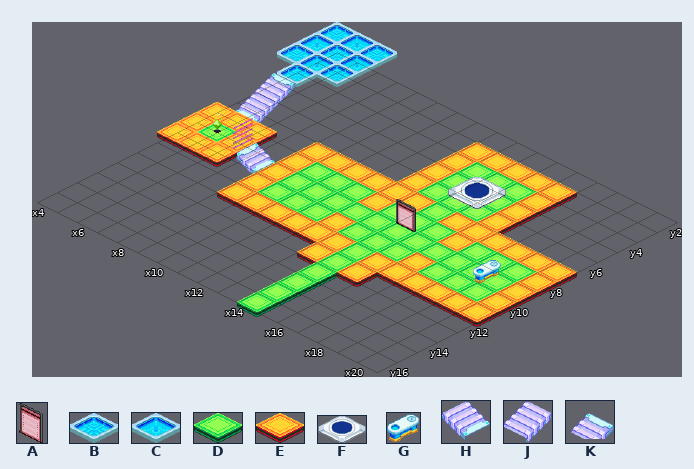
Two states of a Tiled map, server/areas/square.tmx. That is the earlier state.
Cells are 64x32 px. Isometric: x runs down to the right, y down to the left. Shown: x 4..20, y 2..16. Layer "Tile Layer 3" is drawn 0,-32 px off the grid. Layer "Tile Layer 4" is drawn 0,-48 px off the grid.
Key: from "bbs": A 0 flipped left-right; from "cust_tiles": B 4, C 5; from "floor": D 0, E 1; from "hp_warp": F 1; from "shop": G 0; from "stairs": H 0 "Stairs", J 1 flipped left-right "Stairs", K 2 flipped left-right.
_ is an empty cell.
Objects are placed by the point they stand on, in cells (3,4 is the top-left corner of cell 3,4); size is 1x1 cell unless given.
Layers that did not change in this view are not listed.
Layer "Tile Layer 1" before, first column x 4:
 2 _________________
 3 ________EEEEE____
 4 ________EDDDE____
 5 ________EDDDE____
 6 ________EDDDE____
 7 ____EEEEEEDEEEEEE
 8 ____EDDDEDDDEDDDE
 9 ___HEDDDDDDDDDDDE
10 ____EDDDEDDDEDDDE
11 ____EEEEEEDEEEEEE
12 _________EDE_____
13 __________D______
14 __________D______
15 __________D______
16 __________D______
Layer "Tile Layer 4" before, first column x 4:
 2 BCB______________
 3 CBC______________
 4 BCB______________
 5 _B_______________
 6 _K_______________
 7 _________________
 8 _________________
 9 _________________
10 _________________
11 _________________
12 _________________
13 _________________
14 _________________
15 _________________
16 _________________
Objects on layer "Object Layer 1" before:
F at 13.7,4.7 size 1.4x1.6
A "Infoboard" at 14.3,8.8 size 0.6x1.7
G at 19.3,9.8 size 0.7x1.2
The result:
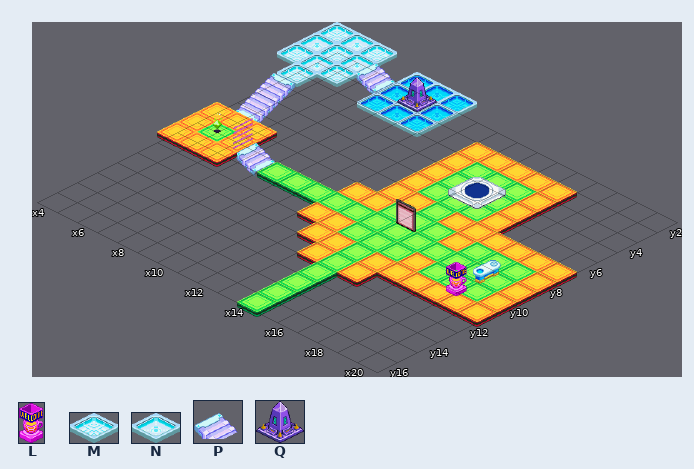
Further tiles: from "coffee": L 0; from "cust_tiles": M 6, N 7; from "stairs": P 2; from "tomb": Q 0.
From the commit log: Added tomb Updated gate Updated square with new floor Initial should be done. Now for the actual development.
Changes in this commit:
Layer "Tile Layer 1":
y 7: x 8..11 EEEE -> ____
y 8: x 8..11 EDDD -> ___E
y 9: x 8 E -> D
y 10: x 8..11 EDDD -> ___E
y 11: x 8..11 EEEE -> ____
Layer "Object Layer 1":
added: L at 19,11 size 0.5x1.7
Layer "Tile Layer 3":
y 2: x 8..10 ___ -> BCB
y 3: x 7..10 ____ -> HCBC
y 4: x 8..10 ___ -> BCB
Layer "Object Layer 3" (added):
added: Q "3FTomb" at 10,4 size 1x1.8
Layer "Tile Layer 4":
y 2: x 4..6 BCB -> MNM
y 3: x 4..7 CBC_ -> NMNP
y 4: x 4..6 BCB -> MNM
y 5: x 5 B -> M
Boxes around the changes in both pictures, in picture pixels (x1, y1, x2, y2):
changed: (281, 26, 477, 132)
changed: (217, 142, 397, 232)
added: (447, 262, 467, 291)
